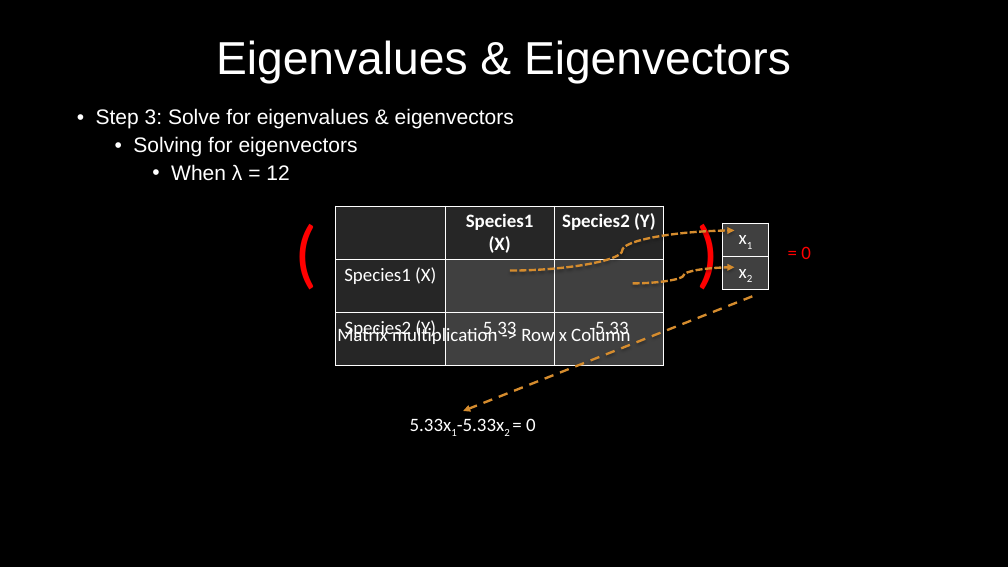
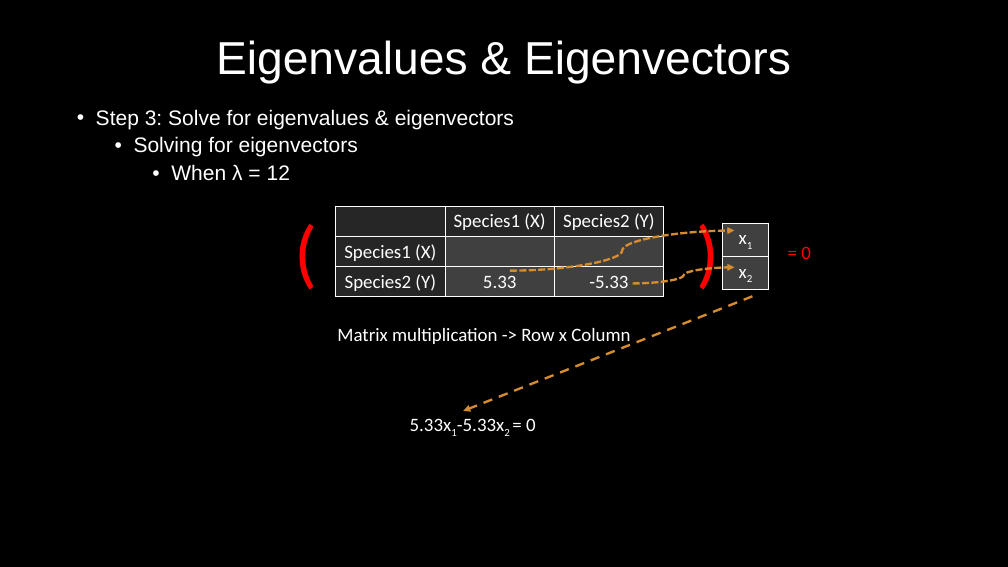
Before and after one commit to MyGitUse/MBIO7160, a slide deck: slide 53 of FinalProject/191128_Presentation_NM.pptx. Drawn at 1008x567 pixels with LibreOffice and Linux fonts; fonts in the diff are those of the drawing. Boxes give left, top, right and bottom in pixels: in the first picture for what was removed or moved away, otherwise in the second. Text is boxed around its words. In the diff, an @@ line names an element or a change of style, - is before the commit and + after.

```diff
--- a/FinalProject/191128_Presentation_NM.pptx
+++ b/FinalProject/191128_Presentation_NM.pptx
@@ table at [336,206,665,297] @@
@@ bold off in "Species1 (X)", "Species2 (Y)" @@
@@ borders changed @@
@@ curved arrow (510, 271) - (735, 231): stroke #D58C2E 2.24 pt to #D58C2E 2.25 pt dashed @@
@@ table at [723,223,769,286] @@
@@ borders changed @@
@@ curved arrow (633, 284) - (735, 268): stroke #D58C2E 2.24 pt to #D58C2E 2.25 pt dashed @@
@@ freeform shape removed at [464,296,753,411] @@
@@ arrow added from (752, 296) to (464, 411), #D58C2E 2.25 pt dashed @@
```
Also in this commit, not shown: 40 other slides changed, 3 slides added, 3 slides removed.
